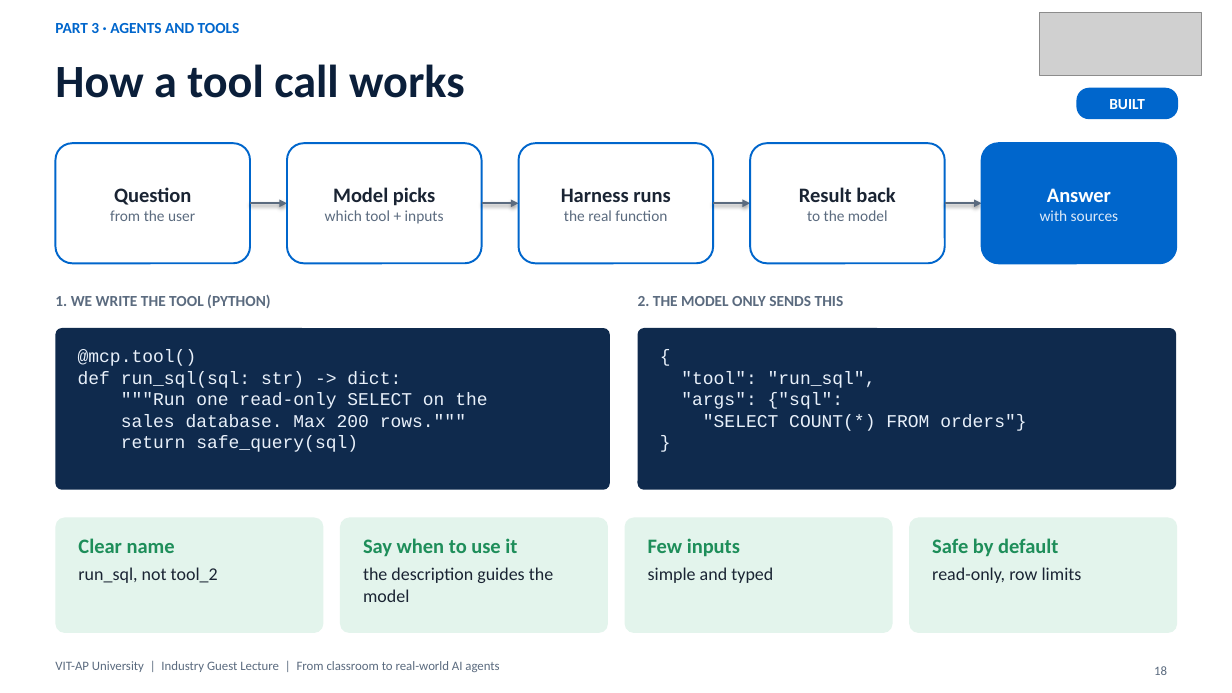
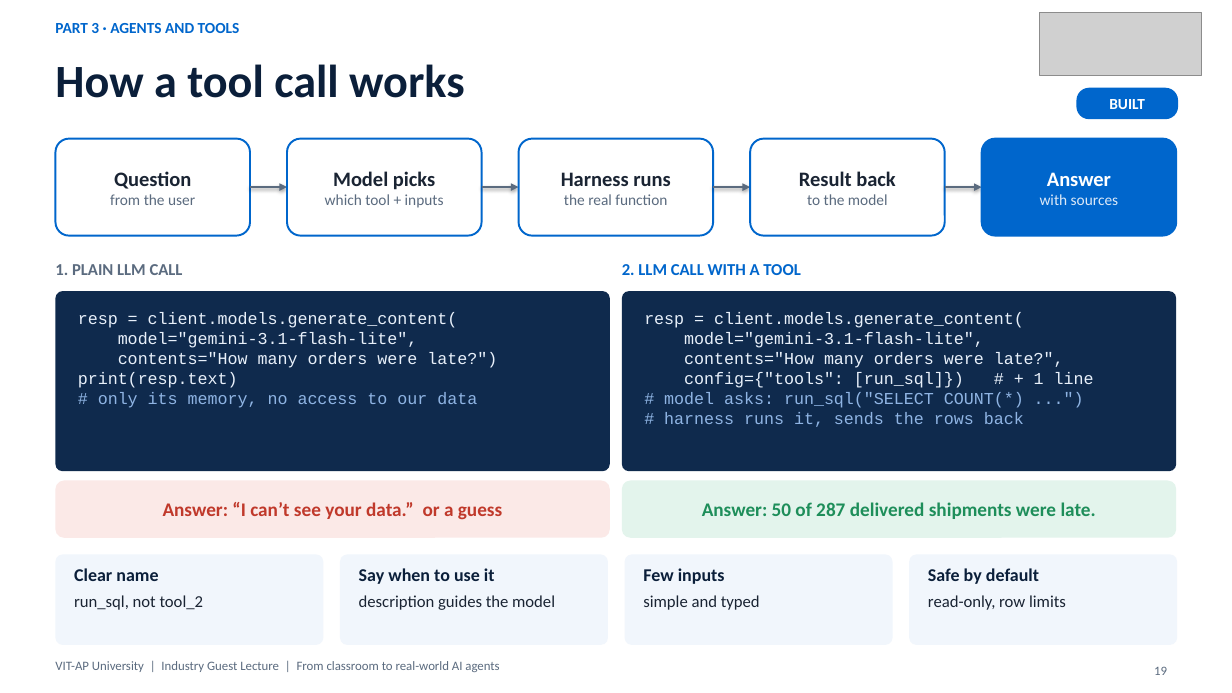
Before and after one commit to nareshroyalc/Demo, a slide deck: slide 19 of deck/VIT-AP_AI_Webinar.pptx (slide 18 before the commit). Drawn at 1232x693 pixels with LibreOffice and Linux fonts; fonts in the diff are those of the drawing; grey boxes stand for pictures. Boxes give left, top, right and bottom in pixels: in the first picture for what was removed or moved away, otherwise in the second. Text is boxed around its words. In the diff, an @@ line names an element or a change of style, - is before the commit and + after.

Commit message:
Deck: harness step-by-step LLM call slide, code on persona and skills slides (66 slides)

```diff
--- a/deck/VIT-AP_AI_Webinar.pptx
+++ b/deck/VIT-AP_AI_Webinar.pptx
@@ rounded rectangle "Question": place and size @@
-rounded rectangle "Question" at [55, 143, 250, 263]
+rounded rectangle "Question" at [55, 139, 250, 236]
@@ rounded rectangle "Model picks": place and size @@
-rounded rectangle "Model picks" at [287, 143, 482, 263]
+rounded rectangle "Model picks" at [287, 139, 482, 236]
@@ rounded rectangle "Harness runs": place and size @@
-rounded rectangle "Harness runs" at [518, 143, 714, 263]
+rounded rectangle "Harness runs" at [518, 139, 714, 236]
@@ rounded rectangle "Result back": place and size @@
-rounded rectangle "Result back" at [750, 143, 945, 263]
+rounded rectangle "Result back" at [750, 139, 945, 236]
@@ rounded rectangle "Answer": place and size @@
-rounded rectangle "Answer" at [982, 143, 1177, 263]
+rounded rectangle "Answer" at [982, 139, 1177, 236]
@@ 4 arrows: place and size @@
-4 arrows at [250, 203, 982, 203]
+4 arrows at [250, 187, 982, 187]
@@ text at [55, 264, 183, 275]: text changed; size 12 to 13 pt @@
-1. WE WRITE THE TOOL (PYTHON)
+1. PLAIN LLM CALL
@@ text added at [622, 264, 800, 275], 13 pt, text #0066CC, bold @@
+2. LLM CALL WITH A TOOL
@@ rounded rectangle "resp = client.models.generate_content(": place and size @@
-rounded rectangle "resp = client.models.generate_content(" at [55, 328, 610, 490]
+rounded rectangle "resp = client.models.generate_content(" at [55, 291, 610, 471]
@@ rounded rectangle added at [622, 291, 1177, 471], fill #0F2A4D, 13 pt, text #E8F0FA @@
+resp = client.models.generate_content(
+model="gemini-3.1-flash-lite",
+contents="How many orders were late?",
+config={"tools": [run_sql]}) # + 1 line
+# model asks: run_sql("SELECT COUNT(*) ...")
+# harness runs it, sends the rows back
@@ text removed at [638, 296, 844, 306] @@
-2. THE MODEL ONLY SENDS THIS
@@ text in rounded rectangle at [78, 312, 497, 408]: text changed; size 14 to 13 pt @@
-@mcp.tool()
-def run_sql(sql: str) -> dict:
-"""Run one read-only SELECT on the
-sales database. Max 200 rows."""
-return safe_query(sql)
+resp = client.models.generate_content(
+model="gemini-3.1-flash-lite",
+contents="How many orders were late?")
+print(resp.text)
+# only its memory, no access to our data
@@ rounded rectangle removed at [638, 328, 1177, 490] @@
-{
-"tool": "run_sql",
-"args": {"sql":
-"SELECT COUNT(*) FROM orders"}
-}
@@ rounded rectangle added at [55, 481, 610, 538], fill #FBE9E7, 15 pt, text #C0392B, bold @@
+Answer: “I can’t see your data.” or a guess
@@ rounded rectangle added at [622, 481, 1177, 538], fill #E3F4EC, 15 pt, text #1E8E5A, bold @@
+Answer: 50 of 287 delivered shipments were late.
@@ rounded rectangle "Clear name": place and size @@
-rounded rectangle "Clear name" at [55, 518, 323, 633]
+rounded rectangle "Clear name" at [55, 555, 323, 645]
@@ rounded rectangle "Clear name" at [55, 555, 323, 645]: size 16 to 14 pt, text colour #1E8E5A to #0B1F3A in "Clear name"; size 14 to 13 pt in "run_sql, not tool_2"; fill #E3F4EC to #F1F6FC @@
@@ rounded rectangle "Say when to use it": place and size @@
-rounded rectangle "Say when to use it" at [340, 518, 608, 633]
+rounded rectangle "Say when to use it" at [340, 555, 608, 645]
@@ rounded rectangle "Say when to use it" at [340, 555, 608, 645]: fill #E3F4EC to #F1F6FC @@
@@ text in rounded rectangle at [359, 568, 495, 584]: size 16 to 14 pt, text colour #1E8E5A to #0B1F3A in "Say when to use it" @@
@@ rounded rectangle "Few inputs": place and size @@
-rounded rectangle "Few inputs" at [625, 518, 893, 633]
+rounded rectangle "Few inputs" at [625, 555, 893, 645]
@@ rounded rectangle "Few inputs" at [625, 555, 893, 645]: size 16 to 14 pt, text colour #1E8E5A to #0B1F3A in "Few inputs"; size 14 to 13 pt in "simple and typed"; fill #E3F4EC to #F1F6FC @@
@@ rounded rectangle "Safe by default": place and size @@
-rounded rectangle "Safe by default" at [909, 518, 1177, 633]
+rounded rectangle "Safe by default" at [909, 555, 1177, 645]
@@ rounded rectangle "Safe by default" at [909, 555, 1177, 645]: size 16 to 14 pt, text colour #1E8E5A to #0B1F3A in "Safe by default"; size 14 to 13 pt in "read-only, row limits"; fill #E3F4EC to #F1F6FC @@
@@ text in rounded rectangle at [359, 595, 555, 610]: text changed; size 14 to 13 pt @@
-the description guides the model
+description guides the model
@@ page number at [1154, 667, 1167, 675]: text changed @@
-18
+19
```
Also in this commit, not shown: 2 other slides changed, 1 slide added, 4 other files.
